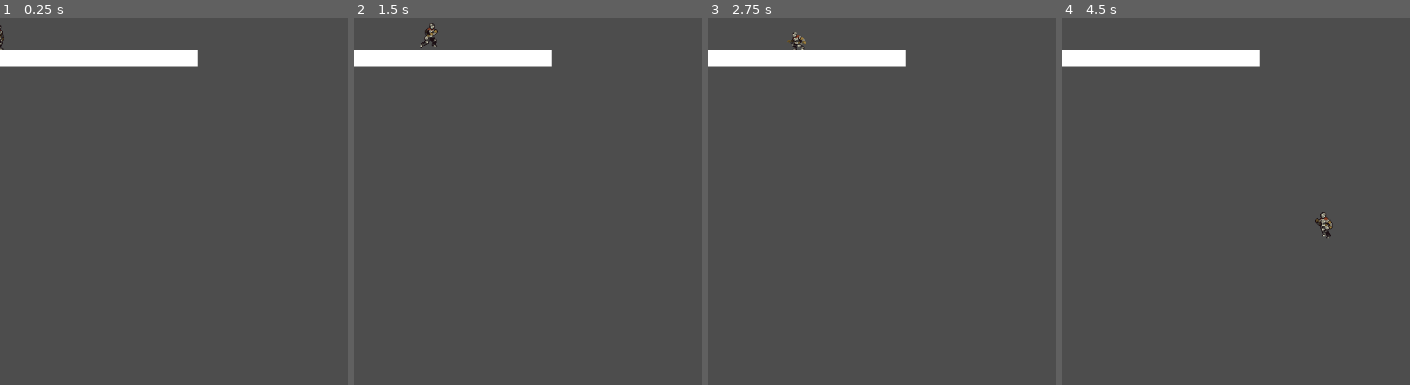
Above: before the commit, frames 1-4 (left to right).
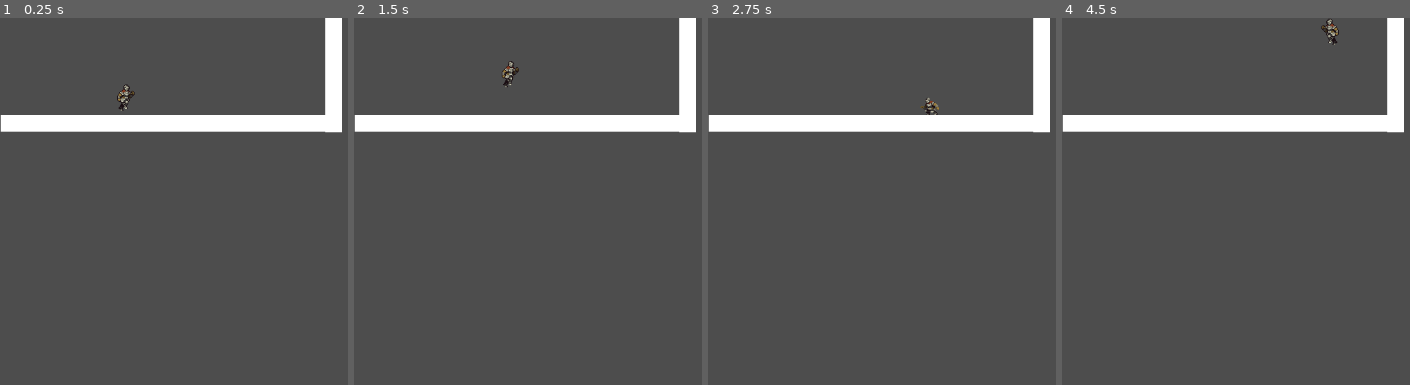
Above: after the commit, the same moments.

Repository: Chris-wav/indieGameDev
Game: Godot game, scene res://node_2d.tscn
Same seed, same stepped clock (60 frames per second), same inputs: the game is played once before the commit and once after it.
Inputs:
- Up to frame 1 (0.25 s): no input
- Up to frame 2 (1.5 s): hold S (crouch) 0.53-1.28 s; hold Right (move_right) from 0.53 s (still down); tap Space (jump, bound only after the commit) at 0.77, 0.8, 1.07, 1.35 s
- Up to frame 3 (2.75 s): tap Space (jump, bound only after the commit) at 1.52, 1.82 s; tap Up (jump, bound only before the commit) at 1.55, 2.1 s; release Right (move_right) at 2.03 s; hold Left (move_left) from 2.03 s (still down); hold S (crouch) from 2.03 s (still down)
- Up to frame 4 (4.5 s): tap Enter at 2.75 s; release Left (move_left) at 2.78 s; release S (crouch) at 2.78 s; hold Right (move_right) 2.78-4.28 s; tap S (crouch) at 2.85 s; tap Space (jump, bound only after the commit) at 3.02, 3.05, 3.32, 3.77, 4.07, 4.35 s; hold S (crouch) 3.53-4.28 s; tap Up (jump, bound only before the commit) at 3.8 s; hold Left (move_left) from 4.28 s (still down)

The runs differ from the first frame. In frame 1, 8.7% of the frame differs, in the area x 0-99%, y 0-32%; in frame 2, 8.8%; in frame 3, 8.7%; in frame 4, 8.8%, in the area x 0-99%, y 0-60%.

Commit message:
Add basic wall jump, add controller keys. Change jump key to be space.

Diff:
--- a/node_2d.tscn
+++ b/node_2d.tscn
@@ -8,19 +8,36 @@
 size = Vector2(466, 22)
 
 [node name="Node2D" type="Node2D" unique_id=106010612]
+position = Vector2(184, 58)
 
 [node name="CharacterBody2D" parent="." unique_id=1194648840 instance=ExtResource("1_wtcfe")]
 position = Vector2(1, 7)
 
-[node name="StaticBody2D" type="StaticBody2D" parent="." unique_id=710517240]
+[node name="Floor" type="StaticBody2D" parent="." unique_id=710517240]
 physics_material_override = SubResource("PhysicsMaterial_0e48y")
 
-[node name="CollisionShape2D" type="CollisionShape2D" parent="StaticBody2D" unique_id=1878293482]
-position = Vector2(49, 58)
+[node name="CollisionShape2D" type="CollisionShape2D" parent="Floor" unique_id=1878293482]
+position = Vector2(52, 95)
 shape = SubResource("RectangleShape2D_epypp")
 
-[node name="ColorRect" type="ColorRect" parent="StaticBody2D" unique_id=463180208]
+[node name="ColorRect" type="ColorRect" parent="Floor" unique_id=463180208]
 offset_left = -183.0
-offset_top = 46.0
+offset_top = 82.0
 offset_right = 285.0
-offset_bottom = 70.0
+offset_bottom = 106.0
+
+[node name="Wall" type="StaticBody2D" parent="." unique_id=1645202623]
+position = Vector2(-1, 1)
+physics_material_override = SubResource("PhysicsMaterial_0e48y")
+
+[node name="CollisionShape2D" type="CollisionShape2D" parent="Wall" unique_id=585765340]
+position = Vector2(299, -127)
+rotation = -1.5704522
+shape = SubResource("RectangleShape2D_epypp")
+
+[node name="ColorRect" type="ColorRect" parent="Wall" unique_id=71336310]
+offset_left = 286.0
+offset_top = 105.99997
+offset_right = 754.0
+offset_bottom = 129.99997
+rotation = -1.5704522
--- a/palyer.tscn
+++ b/palyer.tscn
@@ -272,8 +272,7 @@
 texture_filter = 1
 position = Vector2(0, -1)
 sprite_frames = SubResource("SpriteFrames_pfhm7")
-animation = &"run"
-frame_progress = 0.48481727
+animation = &"crouch"
 
 [node name="CollisionShape2D" type="CollisionShape2D" parent="." unique_id=1751746824]
 position = Vector2(-4, 21)
--- a/player.gd
+++ b/player.gd
@@ -3,23 +3,52 @@
 @export var move_speed: float = 220.0
 @export var crouch_speed: float = 90.0
 @export var jump_velocity: float = -360.0
+@export var wall_jump_push: float = 220.0
+@export var wall_jump_lock_time: float = 0.15
 @export var gravity: float = 900.0
 
 @onready var animated_sprite: AnimatedSprite2D = $AnimatedSprite2D
 
+var wall_jump_lock_timer: float = 0.0
+var wall_jump_direction: float = 0.0
+
 
 func _physics_process(delta: float) -> void:
+	wall_jump_lock_timer = maxf(wall_jump_lock_timer - delta, 0.0)
+	if is_on_floor():
+		wall_jump_direction = 0.0
+
 	if not is_on_floor():
 		velocity.y += gravity * delta
 
-	var direction := Input.get_axis("move_left", "move_right")
+	var direction: float = Input.get_axis("move_left", "move_right")
 	var is_crouching := Input.is_action_pressed("crouch") and is_on_floor()
+	var wall_normal: Vector2 = get_wall_normal() if is_on_wall() else Vector2.ZERO
+	var is_pressing_into_wall: bool = wall_normal.x != 0.0 and sign(direction) == sign(-wall_normal.x)
+	var is_wall_clinging: bool = is_on_wall() and not is_on_floor() and is_pressing_into_wall and wall_jump_lock_timer == 0.0
+	var can_wall_jump: bool = is_wall_clinging
+	var did_wall_jump := false
 
-	if Input.is_action_just_pressed("jump") and is_on_floor() and not is_crouching:
-		velocity.y = jump_velocity
+	if wall_jump_direction != 0.0 and not is_on_floor() and sign(direction) != wall_jump_direction:
+		direction = 0.0
+
+	if Input.is_action_just_pressed("jump"):
+		if is_on_floor() and not is_crouching:
+			velocity.y = jump_velocity
+		elif can_wall_jump:
+			velocity.y = jump_velocity
+			velocity.x = wall_normal.x * wall_jump_push
+			wall_jump_lock_timer = wall_jump_lock_time
+			wall_jump_direction = sign(velocity.x)
+			did_wall_jump = true
 
 	var target_speed := crouch_speed if is_crouching else move_speed
-	velocity.x = direction * target_speed
+	if is_wall_clinging and not did_wall_jump:
+		velocity = Vector2.ZERO
+	elif is_crouching:
+		velocity.x = 0.0
+	elif wall_jump_lock_timer == 0.0 and (not can_wall_jump or direction != 0.0):
+		velocity.x = direction * target_speed
 
 	if direction != 0.0:
 		animated_sprite.flip_h = direction < 0.0
--- a/project.godot
+++ b/project.godot
@@ -18,26 +18,32 @@
 
 jump={
 "deadzone": 0.2,
-"events": [null, Object(InputEventKey,"resource_local_to_scene":false,"resource_name":"","device":0,"window_id":0,"alt_pressed":false,"shift_pressed":false,"ctrl_pressed":false,"meta_pressed":false,"pressed":false,"keycode":0,"physical_keycode":4194320,"key_label":0,"unicode":0,"location":0,"echo":false,"script":null)
-, Object(InputEventKey,"resource_local_to_scene":false,"resource_name":"","device":0,"window_id":0,"alt_pressed":false,"shift_pressed":false,"ctrl_pressed":false,"meta_pressed":false,"pressed":false,"keycode":0,"physical_keycode":87,"key_label":0,"unicode":0,"location":0,"echo":false,"script":null)
+"events": [Object(InputEventKey,"resource_local_to_scene":false,"resource_name":"","device":-1,"window_id":0,"alt_pressed":false,"shift_pressed":false,"ctrl_pressed":false,"meta_pressed":false,"pressed":false,"keycode":0,"physical_keycode":32,"key_label":0,"unicode":32,"location":0,"echo":false,"script":null)
+, Object(InputEventJoypadButton,"resource_local_to_scene":false,"resource_name":"","device":-1,"button_index":0,"pressure":0.0,"pressed":false,"script":null)
 ]
 }
 move_left={
 "deadzone": 0.2,
 "events": [Object(InputEventKey,"resource_local_to_scene":false,"resource_name":"","device":-1,"window_id":0,"alt_press …(195 unchanged characters)…
 , Object(InputEventKey,"resource_local_to_scene":false,"resource_name":"","device":-1,"window_id":0,"alt_pressed":false …(182 unchanged characters)…
+, Object(InputEventJoypadButton,"resource_local_to_scene":false,"resource_name":"","device":-1,"button_index":13,"pressure":0.0,"pressed":false,"script":null)
+, Object(InputEventJoypadMotion,"resource_local_to_scene":false,"resource_name":"","device":-1,"axis":0,"axis_value":-1.0,"script":null)
 ]
 }
 move_right={
 "deadzone": 0.2,
 "events": [Object(InputEventKey,"resource_local_to_scene":false,"resource_name":"","device":-1,"window_id":0,"alt_press …(195 unchanged characters)…
 , Object(InputEventKey,"resource_local_to_scene":false,"resource_name":"","device":-1,"window_id":0,"alt_pressed":false …(183 unchanged characters)…
+, Object(InputEventJoypadButton,"resource_local_to_scene":false,"resource_name":"","device":-1,"button_index":14,"pressure":0.0,"pressed":false,"script":null)
+, Object(InputEventJoypadMotion,"resource_local_to_scene":false,"resource_name":"","device":-1,"axis":0,"axis_value":1.0,"script":null)
 ]
 }
 crouch={
 "deadzone": 0.2,
-"events": [Object(InputEventKey,"resource_local_to_scene":false,"resource_name":"","device":0,"window_id":0,"alt_pressed":false,"shif …(175 unchanged characters)…
-, Object(InputEventKey,"resource_local_to_scene":false,"resource_name":"","device":0,"window_id":0,"alt_pressed":false,"shif …(180 unchanged characters)…
+"events": [Object(InputEventKey,"resource_local_to_scene":false,"resource_name":"","device":-1,"window_id":0,"alt_pressed":false,"shif …(175 unchanged characters)…
+, Object(InputEventKey,"resource_local_to_scene":false,"resource_name":"","device":-1,"window_id":0,"alt_pressed":false,"shif …(180 unchanged characters)…
+, Object(InputEventJoypadButton,"resource_local_to_scene":false,"resource_name":"","device":-1,"button_index":12,"pressure":0.0,"pressed":false,"script":null)
+, Object(InputEventJoypadMotion,"resource_local_to_scene":false,"resource_name":"","device":-1,"axis":1,"axis_value":1.0,"script":null)
 ]
 }
 
